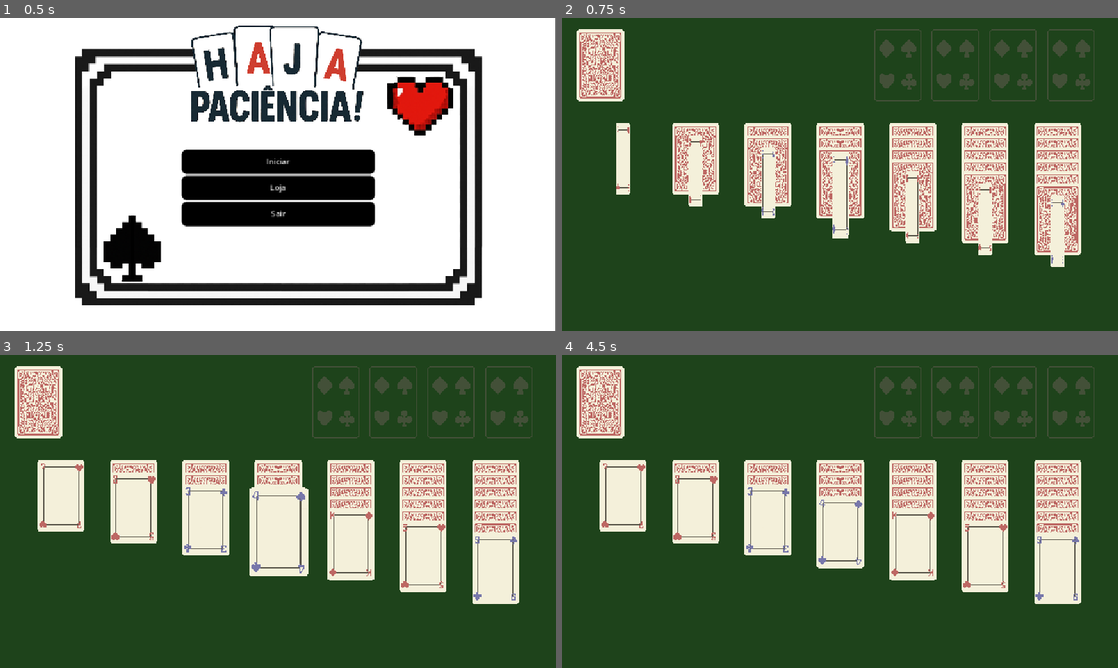
Above: before the commit, frames 1-4 (two rows, left to right).
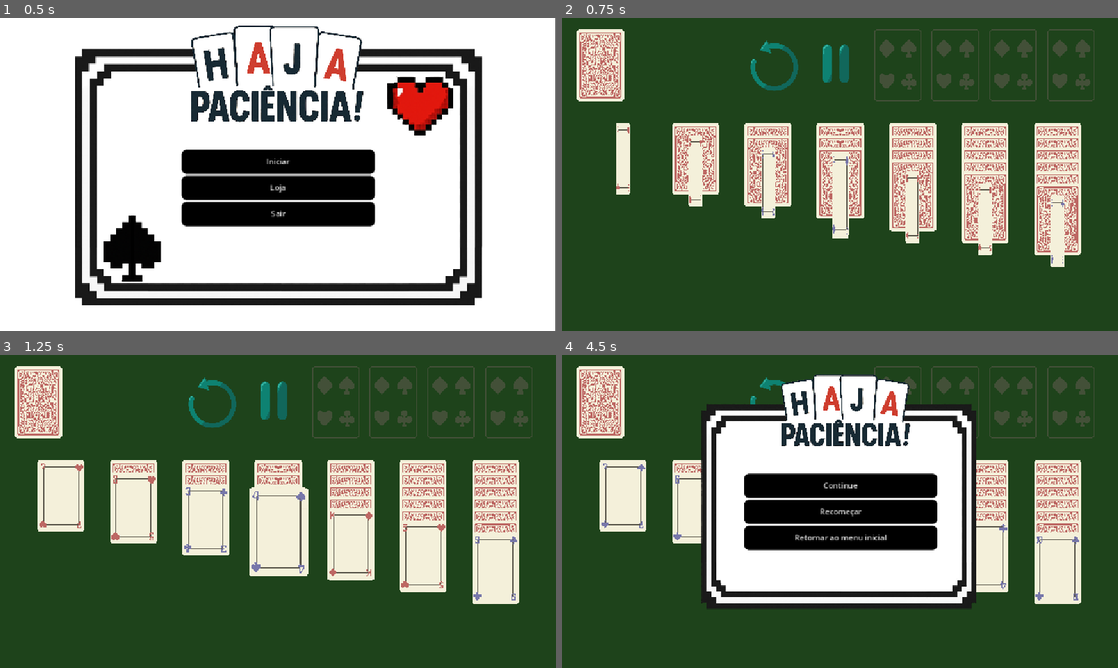
Above: after the commit, the same moments.

Repository: biarog/Paciencia-Maritacas
Game: Godot game, scene res://cenas/menu_inicial.tscn
Two runs of this game, one before a commit and one after it. Both use one fixed random seed, a clock stepped at 60 frames per second and the inputs below.
Inputs (mouse positions are in pixels of both pictures, inside the frame that each line leads up to):
- Up to frame 1 (0.5 s): no input
- Up to frame 2 (0.75 s): click "Iniciar" at 0.5 s
- Up to frame 3 (1.25 s): no input
- Up to frame 4 (4.5 s): click (773, 401) at 1.27 s; click (834, 401) at 2.02 s; click (840, 511) at 2.75 s, where only the run after the commit has a clickable "Recomeçar"; click (773, 401) at 3.52 s; click (834, 401) at 4.27 s

Frame 1 is identical in both runs. In frame 2, 0.8% of the frame differs, in the area x 33-52%, y 7-24%; in frame 3, 0.8%; in frame 4, 34%, in the area x 7-93%, y 6-81%.

Commit message:
Adição de botões na mesa do Paciencia

Diff:
--- /dev/null
+++ b/Assets/Styles/style_box_empty.tres
@@ -0,0 +1,3 @@
+[gd_resource type="StyleBoxEmpty" format=3 uid="uid://c2aj2svr7d1w"]
+
+[resource]
--- a/cenas/mesa_paciencia.tscn
+++ b/cenas/mesa_paciencia.tscn
@@ -7,8 +7,13 @@
 [ext_resource type="Script" uid="uid://40xnrpcgjcol" path="res://scripts/Paciencia/controle_casas.gd" id="4_c73j8"]
 [ext_resource type="StyleBox" uid="uid://copamx0wdawpr" path="res://estilos de botões/botao_cinza.tres" id="5_u67q2"]
 [ext_resource type="Texture2D" uid="uid://b4gtyk62u48np" path="res://Assets/imagens/moldura menu_pausa.png" id="5_umox8"]
+[ext_resource type="Texture2D" uid="uid://cxxnmjiy00n8t" path="res://Assets/GUI/undo_btn.png" id="6_2xdgp"]
+[ext_resource type="StyleBox" uid="uid://c2aj2svr7d1w" path="res://Assets/Styles/style_box_empty.tres" id="6_27pwh"]
 [ext_resource type="StyleBox" uid="uid://dhyfgqmmu8wvq" path="res://estilos de botões/botao_preto.tres" id="6_c4sgq"]
 [ext_resource type="Texture2D" uid="uid://ccwsqxpiwa7qb" path="res://Assets/imagens/haja_paciencia_titulo_fundo_branco.png" id="6_lyeby"]
+[ext_resource type="Texture2D" uid="uid://db24u72u6mg6c" path="res://Assets/GUI/pause_btn.png" id="7_gutj4"]
+[ext_resource type="Script" uid="uid://cpfvyrr43jw0i" path="res://scripts/button_animation.gd" id="7_snca4"]
+[ext_resource type="Script" uid="uid://dcqp7oc0r2exi" path="res://scripts/menu_pausa.gd" id="8_wu64m"]
 
 [sub_resource type="RectangleShape2D" id="RectangleShape2D_udm32"]
 size = Vector2(140.5, 444)
@@ -272,8 +277,40 @@
 position = Vector2(50, 75)
 texture = ExtResource("3_xq04u")
 
+[node name="GUI" type="Control" parent="."]
+anchors_preset = 0
+offset_left = 393.0
+offset_top = 22.0
+offset_right = 621.0
+offset_bottom = 171.0
+mouse_filter = 2
+
+[node name="HBoxContainer" type="HBoxContainer" parent="GUI"]
+layout_mode = 0
+offset_left = -13.0
+offset_top = 14.0
+offset_right = 1031.0
+offset_bottom = 534.0
+scale = Vector2(0.2391, 0.2391)
+
+[node name="Desfazer" type="Button" parent="GUI/HBoxContainer"]
+layout_mode = 2
+theme_override_styles/focus = ExtResource("6_27pwh")
+icon = ExtResource("6_2xdgp")
+flat = true
+script = ExtResource("7_snca4")
+
+[node name="Pausar" type="Button" parent="GUI/HBoxContainer"]
+layout_mode = 2
+theme_override_styles/focus = ExtResource("6_27pwh")
+icon = ExtResource("7_gutj4")
+flat = true
+script = ExtResource("7_snca4")
+
 [node name="MenuPausa" type="CanvasLayer" parent="."]
+process_mode = 2
 visible = false
+script = ExtResource("8_wu64m")
 
 [node name="Panel" type="Panel" parent="MenuPausa"]
 anchors_preset = 8
@@ -368,6 +405,7 @@
 text = "Retornar ao menu inicial"
 
 [connection signal="gui_input" from="Controle Deck/Deck" to="Controle Deck" method="_on_deck_gui_input"]
+[connection signal="pressed" from="GUI/HBoxContainer/Pausar" to="." method="_on_pausar_pressed"]
 [connection signal="pressed" from="MenuPausa/Panel/VBoxContainer/Continue" to="." method="_on_continue_pressed"]
 [connection signal="pressed" from="MenuPausa/Panel/VBoxContainer/Recomecar" to="." method="_on_recomecar_pressed"]
 [connection signal="pressed" from="MenuPausa/Panel/VBoxContainer/Retornar_Menu_Inicial" to="." method="_on_retornar_menu_inicial_pressed"]
--- a/scripts/Paciencia/mesa_paciencia.gd
+++ b/scripts/Paciencia/mesa_paciencia.gd
@@ -26,11 +26,8 @@
 	movimento.processamento_movimento(delta)
 
 func _input(event):
-	if event.is_action_pressed("ui_cancel"):
-		if get_tree().paused:
-			_unpause_game()
-		else:
-			_pause_game()
+	if event.is_action_pressed("ui_cancel") and !get_tree().paused:
+		_pause_game()
 	elif event is InputEventMouseButton and event.button_index == MOUSE_BUTTON_LEFT:
 		if event.is_pressed():
 			movimento.mouse_esq_press()
@@ -59,6 +56,8 @@
 	_unpause_game()
 	get_tree().change_scene_to_file("res://cenas/mesa_paciencia.tscn")
 
+func _on_pausar_pressed() -> void:
+	_pause_game()
 
 # Funções relacionadas a pilha de movimentos
 
--- /dev/null
+++ b/scripts/button_animation.gd
@@ -0,0 +1,23 @@
+extends Button
+
+var escala_og : Vector2 = self.scale
+
+@export var multiplier = 1.1
+@export var timer = 0.1
+
+func _ready() -> void:
+	if self.has_signal("mouse_entered"):
+		self.mouse_entered.connect(_on_mouse_entered_button)
+	if self.has_signal("mouse_exited"):
+		self.mouse_exited.connect(_on_mouse_exited_button)
+	self.pivot_offset = size/2
+
+func _on_mouse_entered_button() -> void:
+	_change_button(escala_og*multiplier)
+
+func _on_mouse_exited_button() -> void:
+	_change_button(escala_og)
+
+func _change_button(end_scale) -> void:
+	var tween : Tween = self.create_tween()
+	tween.tween_property(self, "scale", end_scale, timer)
--- /dev/null
+++ b/scripts/menu_pausa.gd
@@ -0,0 +1,8 @@
+extends CanvasLayer
+
+func _input(event):
+	if event.is_action_pressed("ui_cancel"):
+		get_viewport().set_input_as_handled()
+		if get_tree().paused:
+			hide()
+			get_tree().paused = false
Binary file added: Assets/GUI/pause_btn.png
Not shown, added: Assets/GUI/pause_btn.png.import
Binary file added: Assets/GUI/undo_btn.png
Not shown, added: Assets/GUI/undo_btn.png.import
Not shown: 1 places in cenas/mesa_paciencia.tscn that only renumber resources
Not shown, added: scripts/button_animation.gd.uid
Not shown, added: scripts/menu_pausa.gd.uid
